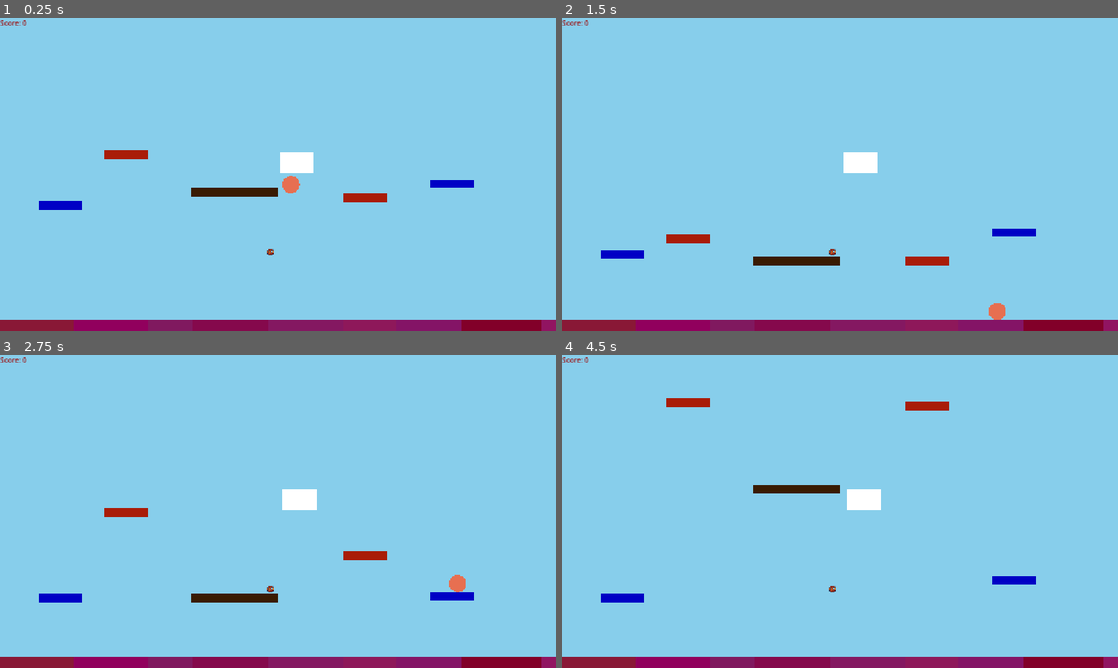
Above: before the commit, frames 1-4 (two rows, left to right).
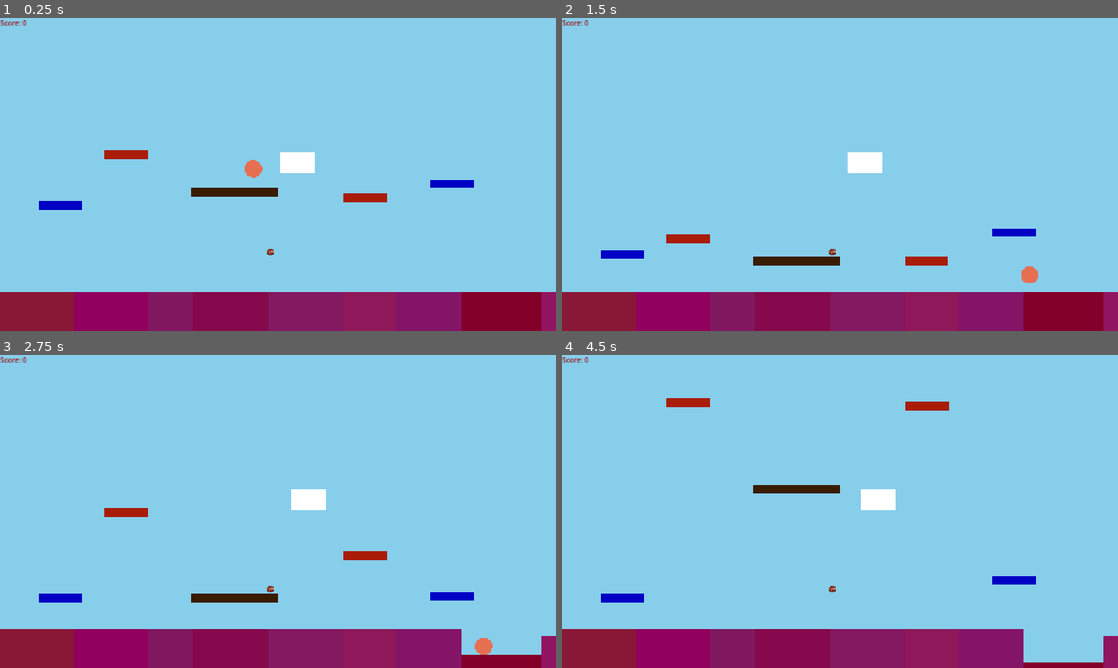
Above: after the commit, the same moments.

Repository: tjrink/WindPrototype
Game: Godot game, scene res://main_scene.tscn
The game is run twice, just before and just after one commit, with the same random seed, the same clock (stepped at 60 frames per second) and the same inputs.
Inputs:
- Up to frame 1 (0.25 s): no input
- Up to frame 2 (1.5 s): tap Enter (ui_accept) at 0.5, 0.77 s; hold Right (ui_right) from 0.53 s (still down)
- Up to frame 3 (2.75 s): tap Enter (ui_accept) at 1.52 s; release Right (ui_right) at 2.03 s; hold Left (ui_left) from 2.03 s (still down)
- Up to frame 4 (4.5 s): release Left (ui_left) at 2.78 s; hold Right (ui_right) 2.78-4.28 s; tap Enter (ui_accept) at 3.02, 3.77 s; hold Left (ui_left) from 4.28 s (still down)

The runs differ from the first frame. In frame 1, 9.2% of the frame differs, in the area x 0-100%, y 42-97%; in frame 2, 9.1%; in frame 3, 8.1%; in frame 4, 8.2%.

Commit message:
Game over screen added

Diff:
--- a/Global.gd
+++ b/Global.gd
@@ -2,7 +2,9 @@
 
 
 @export var game_score: int = 0
+var is_game_over: bool = false
 
+var game_over_scene = preload("res://game_over.tscn")
 
 func _ready() -> void:
 
@@ -31,3 +33,11 @@
 	var player_scene = preload("res://player.tscn")
 	var player_instance = player_scene.instantiate()
 	parent.add_child(player_instance)
+
+func trigger_game_over():
+	if is_game_over:
+		return
+	is_game_over = true
+
+	var game_over_instance = game_over_scene.instantiate()
+	add_child(game_over_instance)
--- a/Wind.gd
+++ b/Wind.gd
@@ -25,7 +25,7 @@
 	#The higher the absolute value of the wind, the stronger it blows
 	#Negative wind blows left, positive to the right
 	var base_wind = randf_range(-MAX_WIND, MAX_WIND) #Sets a base wind value
-
+	base_wind = 20
 	#Performs base tranche generation
 	#Each generation uses the following pattern:
 	#Index is set at the lowest possible value
--- /dev/null
+++ b/game_over.gd
@@ -0,0 +1,18 @@
+extends CanvasLayer
+
+func _ready() -> void:
+	# Pause the game when game over shows
+	get_tree().paused = true
+
+	# Update the score label
+	$Panel/VBoxContainer/ScoreLabel.text = "Final Score: " + str(Global.game_score)
+
+func _on_restart_button_pressed() -> void:
+	# Reset game state
+	Global.game_score = 0
+	Global.is_game_over = false
+	get_tree().paused = false
+	get_tree().reload_current_scene()
+
+func _on_quit_button_pressed() -> void:
+	get_tree().quit()
--- /dev/null
+++ b/game_over.tscn
@@ -0,0 +1,58 @@
+[gd_scene load_steps=2 format=3 uid="uid://bkjy1g1k51bmv"]
+
+[ext_resource type="Script" uid="uid://cmnv1gf5bic10" path="res://game_over.gd" id="1_y26ei"]
+
+[node name="GameOver" type="CanvasLayer"]
+process_mode = 3
+script = ExtResource("1_y26ei")
+
+[node name="Overlay" type="ColorRect" parent="."]
+anchors_preset = 15
+anchor_right = 1.0
+anchor_bottom = 1.0
+grow_horizontal = 2
+grow_vertical = 2
+color = Color(0.02548243, 0.019111821, 0.044409055, 1)
+
+[node name="Panel" type="Panel" parent="."]
+anchors_preset = 8
+anchor_left = 0.5
+anchor_top = 0.5
+anchor_right = 0.5
+anchor_bottom = 0.5
+offset_left = -20.0
+offset_top = -20.0
+offset_right = 20.0
+offset_bottom = 20.0
+grow_horizontal = 2
+grow_vertical = 2
+
+[node name="VBoxContainer" type="VBoxContainer" parent="Panel"]
+layout_mode = 0
+offset_right = 40.0
+offset_bottom = 40.0
+theme_override_constants/separation = 20
+alignment = 1
+
+[node name="GameOverLabel" type="Label" parent="Panel/VBoxContainer"]
+layout_mode = 2
+theme_override_colors/font_color = Color(0.8069332, 0.00839872, 0.009506209, 1)
+theme_override_font_sizes/font_size = 30
+text = "GAME OVER"
+horizontal_alignment = 1
+vertical_alignment = 1
+
+[node name="ScoreLabel" type="Label" parent="Panel/VBoxContainer"]
+layout_mode = 2
+theme_override_font_sizes/font_size = 24
+text = "Final Score: 0"
+horizontal_alignment = 1
+
+[node name="RestartButton" type="Button" parent="Panel/VBoxContainer"]
+layout_mode = 2
+text = "Restart"
+
+[node name="QuitButton" type="Button" parent="Panel/VBoxContainer"]
+layout_mode = 2
+size_flags_horizontal = 4
+text = "Quit"
--- a/ground.gd
+++ b/ground.gd
@@ -1,20 +1,20 @@
-extends StaticBody2D
+extends AnimatableBody2D  # Changed from StaticBody2D
 
 @export var ground_width: float = 2000.0
-@export var ground_height: float = 50.0
+@export var ground_height: float = 100.0
 
 @export var ground_x: float = 0.0
-@export var ground_y: float = 360.0
+@export var ground_y: float = 320.0
 
-@export var ground_color: Color = Color(0.545, 0.271, 0.075, 1)  # Brown ground color
+@export var ground_color: Color = Color(0.545, 0.271, 0.075, 1)
 
 @export var ground_strength: float = 100.0
 var has_body_on: bool = false
 
+const DROP_SPEED = 100.0  # Pixels per second
 
-# Called when the node enters the scene tree for the first time.
 func _ready() -> void:
-
+	sync_to_physics = true  # Important for AnimatableBody2D!
 
 	# Set the ground's position
 	position = Vector2(ground_x, ground_y)
@@ -22,12 +22,12 @@
 	# Create new ColorRect object to display the ground
 	var color_rect = ColorRect.new()
 	color_rect.size = Vector2(ground_width, ground_height)
-	color_rect.position = Vector2(-ground_width / 2, -ground_height / 2)  # Center it
+	color_rect.position = Vector2(-ground_width / 2, -ground_height / 2)
 	color_rect.color = ground_color
-	color_rect.z_index = 10  # Make sure it's above the sky
+	color_rect.z_index = 10
 	add_child(color_rect)
 
-	# Create collision shape for the ground (for solid collision)
+	# Create collision shape for the ground
 	var ground_collision = CollisionShape2D.new()
 	var collision_shape = RectangleShape2D.new()
 	collision_shape.size = Vector2(ground_width, ground_height)
@@ -38,34 +38,26 @@
 	var ground_area = Area2D.new()
 	var ground_area_collision = CollisionShape2D.new()
 	var ground_area_collision_shape = RectangleShape2D.new()
-	ground_area_collision_shape.size = Vector2(ground_width, ground_height+1) #Ground area is offset by 1 to ensure landing is tracked
+	ground_area_collision_shape.size = Vector2(ground_width, ground_height+1)
 	ground_area_collision.shape = ground_area_collision_shape
 	ground_area.add_child(ground_area_collision)
 
-	# Connect the Area2D signal
+	# Connect the Area2D signals
 	ground_area.body_entered.connect(_on_body_entered)
-	ground_area.body_entered.connect(_on_body_exited)
+	ground_area.body_exited.connect(_on_body_exited)
 	add_child(ground_area)
 
-
-# Called when a body enters the ground area
 func _on_body_entered(body: Node2D) -> void:
-		if body.is_in_group("player"):
-			has_body_on = true
+	if body.is_in_group("player"):
+		has_body_on = true
 
 func _on_body_exited(body: Node2D) -> void:
 	if body.is_in_group("player"):
 		has_body_on = false
-		print("Exited")
 
-
-# Called every frame. 'delta' is the elapsed time since the previous frame.
-func _process(delta: float) -> void:
+func _physics_process(delta: float) -> void:
 	if has_body_on:
-		ground_strength-=1
-
-	if ground_strength < 0:
-		position.y+=1
+		position.y += DROP_SPEED * delta
 
 	if position.y > 500:
 		queue_free()
--- a/ground.tscn
+++ b/ground.tscn
@@ -2,5 +2,5 @@
 
 [ext_resource type="Script" uid="uid://2btumwxtrioy" path="res://ground.gd" id="1_yh8r4"]
 
-[node name="Ground" type="StaticBody2D"]
+[node name="Ground" type="AnimatableBody2D"]
 script = ExtResource("1_yh8r4")
--- a/player.gd
+++ b/player.gd
@@ -15,6 +15,12 @@
 
 func _physics_process(delta: float) -> void:
 	#Gravity
+	if position.y > 400:
+		Global.trigger_game_over()
+		set_physics_process(false)
+		return
+
+
 	if not is_on_floor():
 		velocity.y += GRAVITY_FORCE * delta
 	else:
Not shown, added: game_over.gd.uid
